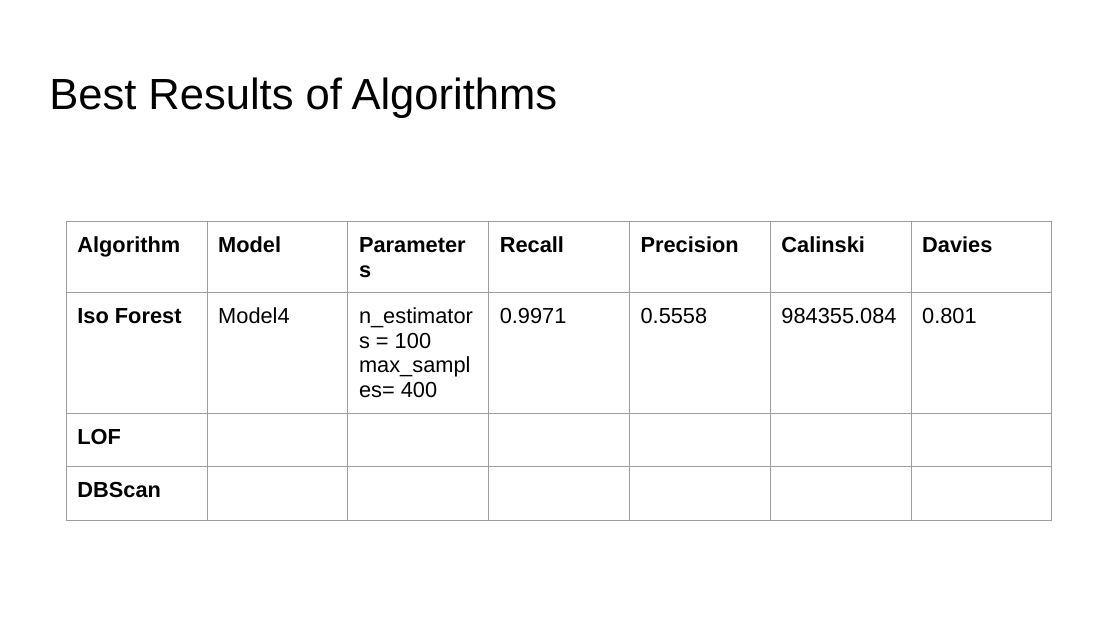
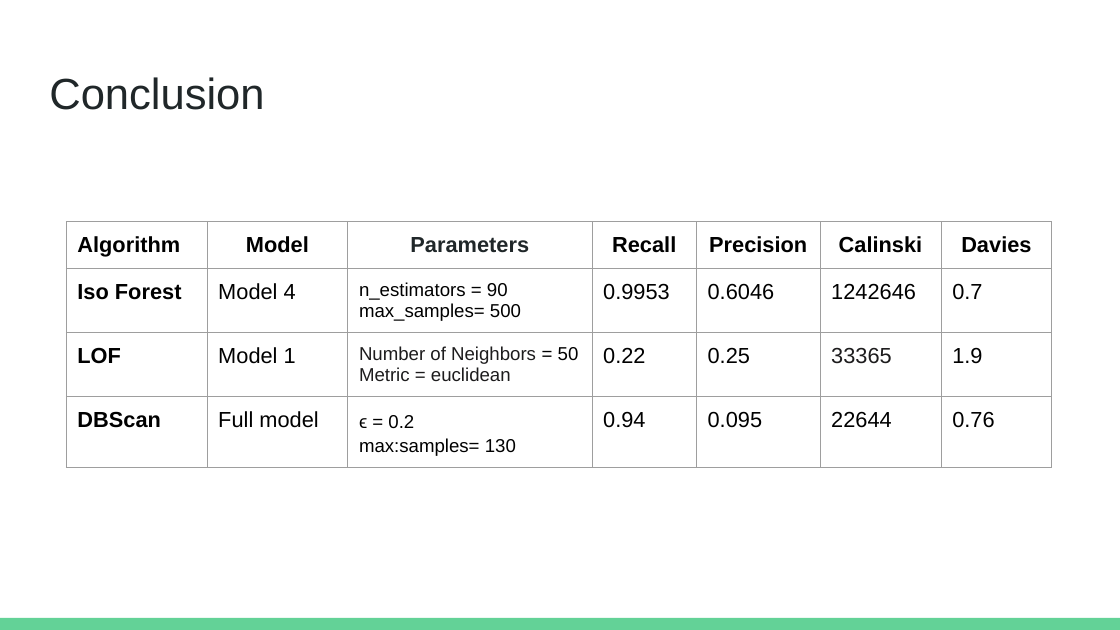
Before and after one commit to rmzn1717/anomaly_detection_project, a slide deck: slide 35 of Unsupervised Anomaly Detection.pptx (slide 24 before the commit). Drawn at 1120x630 pixels with LibreOffice and Linux fonts; fonts in the diff are those of the drawing. Boxes give left, top, right and bottom in pixels: in the first picture for what was removed or moved away, otherwise in the second. Text is boxed around its words. In the diff, an @@ line names an element or a change of style, - is before the commit and + after.

```diff
--- a/Unsupervised Anomaly Detection.pptx
+++ b/Unsupervised Anomaly Detection.pptx
@@ title at (x1=49, y1=77, x2=264, y2=110): text changed; text colour #000000 to #202729 @@
-Best Results of Algorithms
+Conclusion
@@ table at (x1=66, y1=222, x2=1052, y2=589) @@
-row 2: Iso Forest | Model4 | n_estimators = 100 / max_samples= 400 | 0.9971 | 0.5558 | 984355.084 | 0.801
+row 2: Iso Forest | Model 4 | n_estimators = 90 / max_samples= 500 | 0.9953 | 0.6046 | 1242646 | 0.7
-row 3: LOF |  |  |  |  |  | 
+row 3: LOF | Model 1 | Number of Neighbors = 50 / Metric = euclidean | 0.22 | 0.25 | 33365 | 1.9
-row 4: DBScan |  |  |  |  |  | 
+row 4: DBScan | Full model | ϵ = 0.2 / max:samples= 130 | 0.94 | 0.095 | 22644 | 0.76
@@ text colour #000000 to #202729 in "Parameters" @@
@@ alignment left to centre @@
@@ rectangle added at (x1=0, y1=618, x2=1120, y2=630), fill #63D297 @@
```
Also in this commit, not shown: 21 other slides changed, 13 slides added, 3 slides removed, 1 other file.
